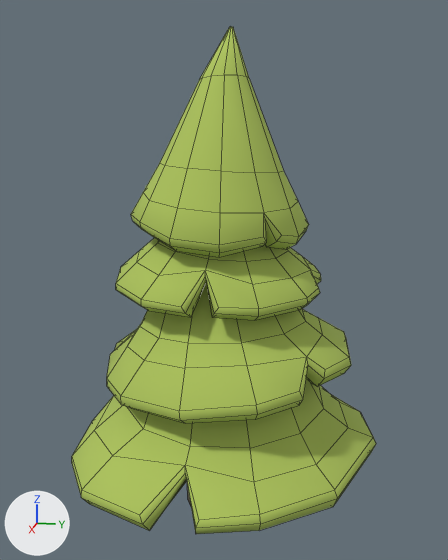
One commit to the FBX model Assets/Environment/Trees/Models/Tree_Medium1.fbx: the scene before it, then after it.
Both versions are drawn from a 50 mm camera at (2.077, 0.407, 1.408) aimed at (-0.004, -0.009, 0.888). The lights are fixed; the arrows at lower left show +X, +Y and +Z. Mesh edges are drawn as thin lines. Where no turn or scale is listed for an object, it has been applied to the vertices. Vertices at the same position are counted once.
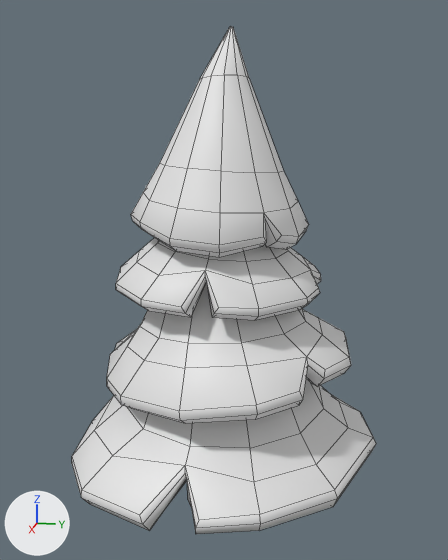
Pixel boxes (x1, y1, x2, y2) of what changed, in the pictures (448 x 560 px; the box of a moved part takes in the faces that stretch with it):
'TreeMedium1_Trunk', added: after (187, 485, 191, 506)
part 1 of me_circle_001, moved or reshaped: (199, 26, 231, 80) in both
part 2 of me_circle_001, recoloured (green to white): (72, 27, 376, 534) in both

The change in detail:
me_circle_001 is used by ob_circle_003; location (0.0, 0.0, 0.0).
Verts and faces of me_circle_001; kept vertices keep their numbers, new ones are numbered from 593.
Before the commit, vertices of me_circle_001: 56 (-0.04, -0.05, 1.55), 57 (0.0, -0.08, 1.55), 58 (0.04, -0.08, 1.56) at pixel (199, 79), 59 (0.08, -0.06, 1.56) at pixel (202, 77), 60 (0.1, -0.03, 1.56) at pixel (211, 75).
Before the commit, vertices of me_circle_001: 61 (0.1, 0.01, 1.57) at pixel (224, 74), 127 (0.0, 0.01, 1.72) at pixel (230, 25), 541 (0.0, 0.01, 1.72) at pixel (230, 26), 542 (0.0, 0.02, 1.72) at pixel (231, 26), 543 (0.0, 0.02, 1.72) at pixel (232, 26).
Before the commit, vertices of me_circle_001: 544 (0.0, 0.02, 1.72) at pixel (233, 26), 545 (0.0, 0.02, 1.72) at pixel (233, 27), 546 (0.0, 0.02, 1.72) at pixel (233, 27), 547 (-0.01, 0.02, 1.72) at pixel (232, 27), 548 (-0.01, 0.01, 1.72) at pixel (231, 27).
Before the commit, vertices of me_circle_001: 549 (-0.01, 0.01, 1.72) at pixel (230, 27), 550 (0.0, 0.01, 1.72) at pixel (229, 27), 551 (0.0, 0.01, 1.72) at pixel (229, 26), 552 (0.0, 0.01, 1.72) at pixel (229, 26).
me_circle_001 had 593 vertices, 594 faces and spanned x -0.55..0.56, y -0.57..0.54, z -0.02..1.72.
me_circle_001 no longer uses material mat_bark (yellow #7f724d).
me_circle_001 now has 552 vertices, 556 faces and spans x -0.55..0.56, y -0.57..0.54, z 0.21..1.72.
Part 1, on me_circle_001:
Vertices deleted: 552 (with the faces that use them).
Faces deleted: (56, 57, 550, 549), (60, 61, 542, 541), (57, 58, 551, 550).
Vertex 541 moves to (0.0, 0.01, 1.72), pixel (229, 27).
New faces: (56, 57, 541, 549), (58, 59, 551, 550), (60, 61, 542, 127), (57, 58, 550, 541), (127, 542, 543, 544, 545, 546, 547, 548, 549, 541, 550, 551), (59, 60, 127, 551).
me_circle_001 part 2: 550 faces spanning x -0.55..0.56, y -0.57..0.54, z 0.21..1.72 switch from mat_foliage (green #afc65d) to no material.
Mesh me_circle_001_1 is new.
It has 42 vertices, 38 faces and spans x -0.14..0.18, y -0.15..0.22, z -0.02..1.72.
Object 'TreeMedium1_Trunk' (ob_treemedium1_trunk) is new; it shows me_circle_001_1.
Its location is (0.0, 0.0, 0.0).
